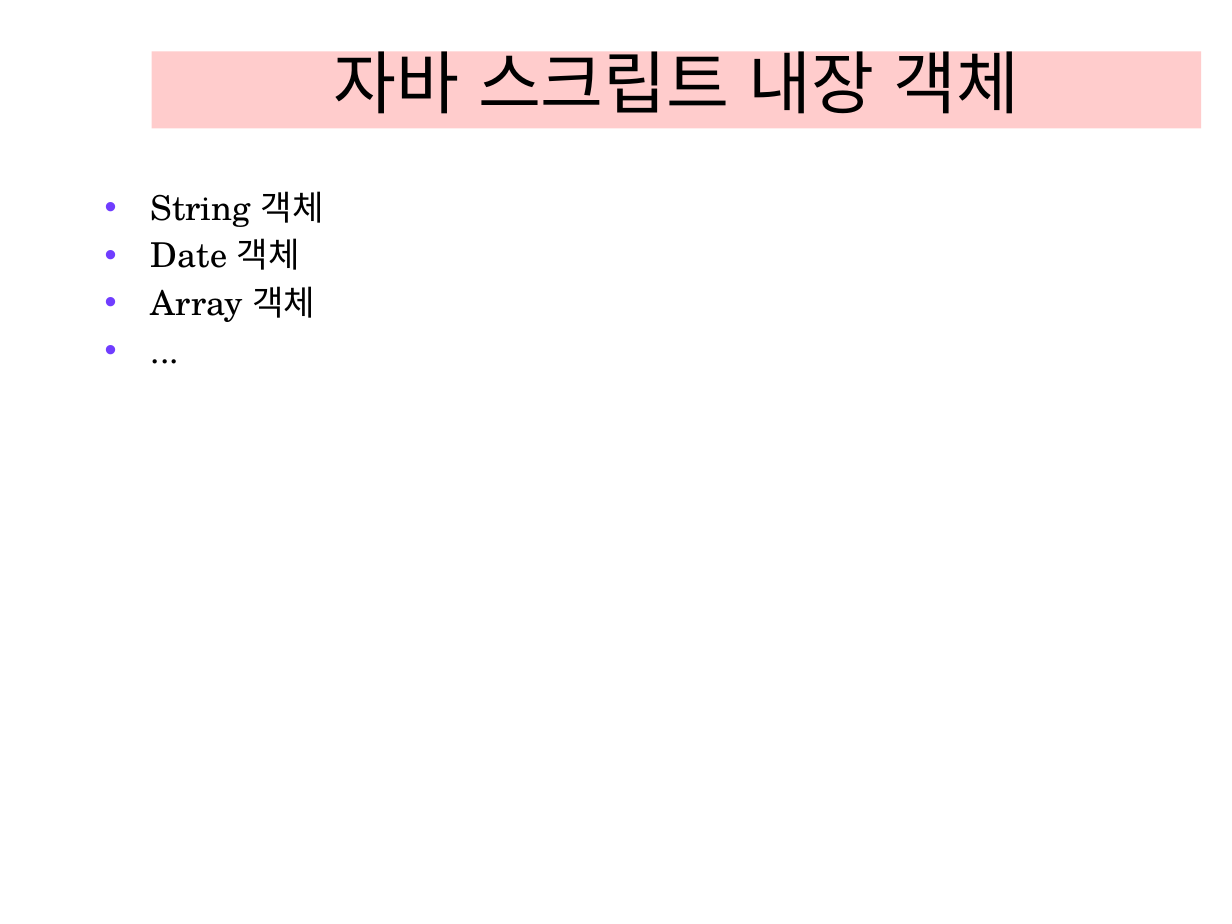
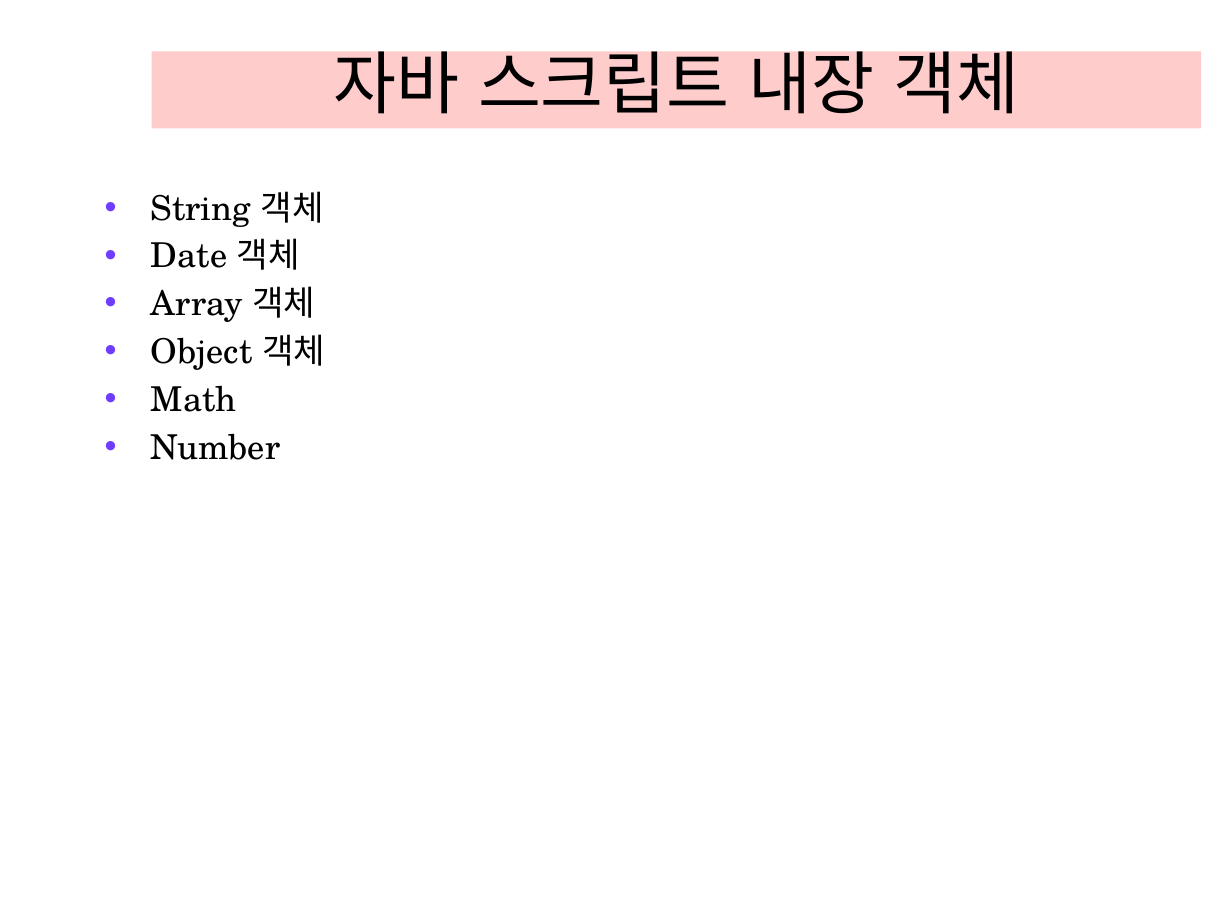
Before and after one commit to knyatom/javascript, a slide deck: slide 14 of 제9장 자바 스크립트 객체(강의).pptx. Drawn at 1232x924 pixels with LibreOffice and Linux fonts; fonts in the diff are those of the drawing; background and template pictures are left out. Boxes give left, top, right and bottom in pixels: in the first picture for what was removed or moved away, otherwise in the second. Text is boxed around its words. In the diff, an @@ line names an element or a change of style, - is before the commit and + after.

```diff
--- a/제9장 자바 스크립트 객체(강의).pptx
+++ b/제9장 자바 스크립트 객체(강의).pptx
@@ text at box(151, 334, 325, 460): text changed @@
-• ...
+• Object 객체
+• Math
+• Number
```
Also in this commit, not shown: 5 other files.
